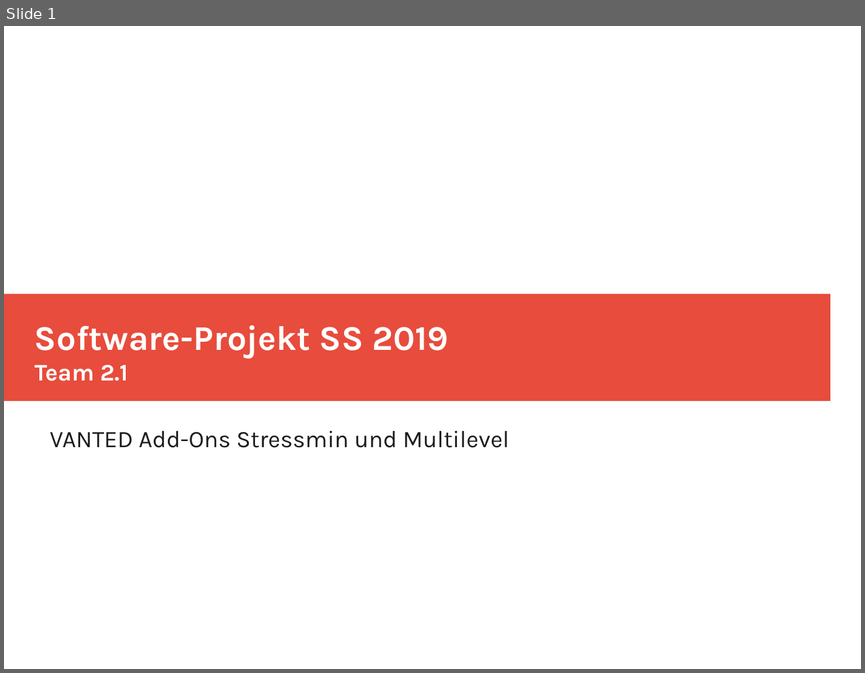
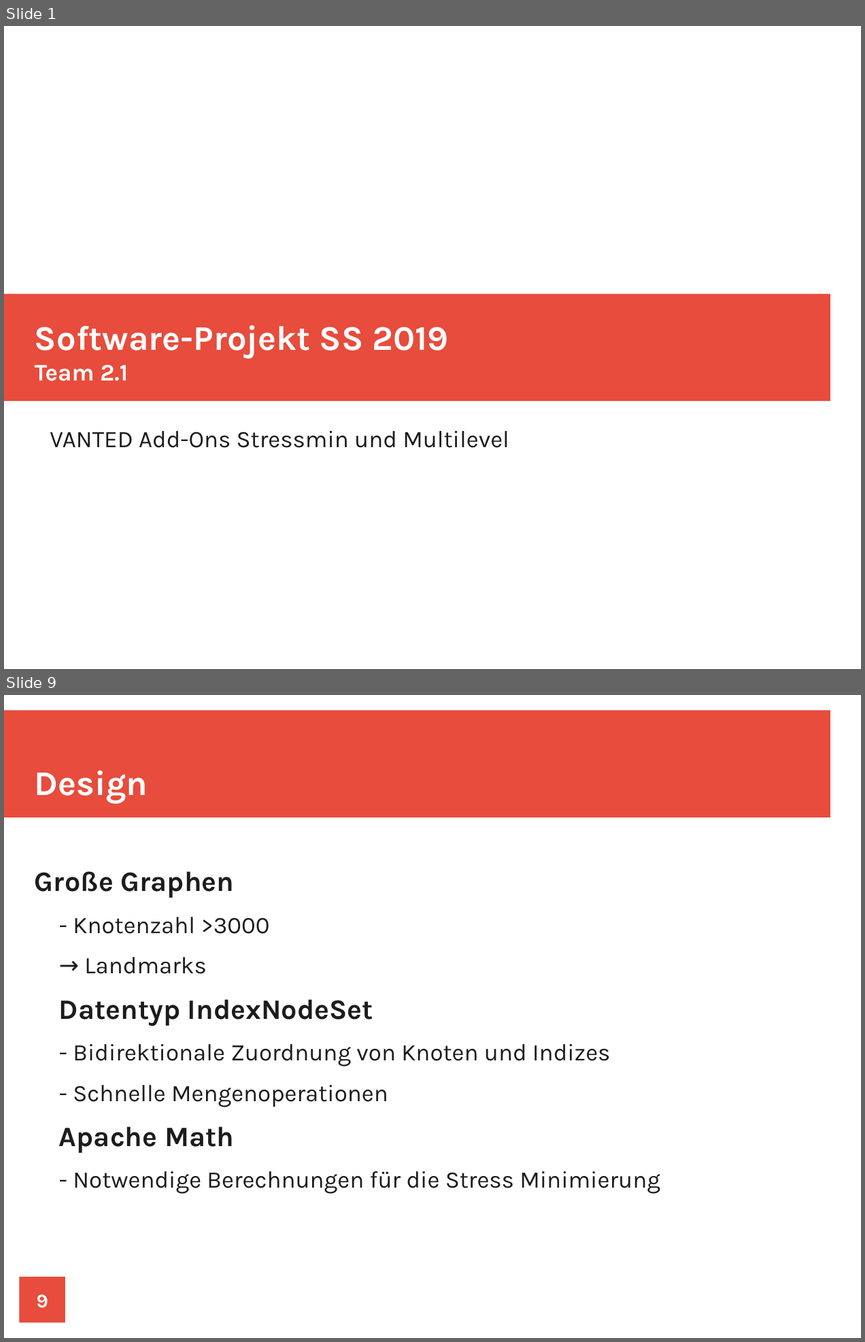
Before and after one commit to LSI-UniKonstanz/vanted, a slide deck: stressminimization/orga/presentation/Präsentation.odp. Shown one above the other, each under a label of ours: slide 1 before the commit, slides 1 and 9 after it; the slides between them are not shown. The pictures are 865x673 and 865x1342 pixels, drawn with LibreOffice and Linux fonts; fonts in the diff are those of the drawing. Boxes give left, top, right and bottom in pixels: in the first picture for what was removed or moved away, otherwise in the second. Text is boxed around its words. In the diff, an @@ line names an element or a change of style, - is before the commit and + after.

```diff
--- a/stressminimization/orga/presentation/Präsentation.odp
+++ b/stressminimization/orga/presentation/Präsentation.odp
@@ slide 9 added at [4,695,861,1338], background #FFFFFF @@
@@ rectangle added at [4,711,830,818], fill #E74C3C @@
@@ title added at [35,770,147,803], 32 pt, text #FFFFFF, bold @@
+Design
@@ text added at [35,871,660,1193], 22 pt, text #1C1C1C @@
+Große Graphen
+  - Knotenzahl >3000
+  → Landmarks
+Datentyp IndexNodeSet
+  - Bidirektionale Zuordnung von Knoten und Indizes
+  - Schnelle Mengenoperationen
+Apache Math
+  - Notwendige Berechnungen für die Stress Minimierung
@@ rectangle added at [75,1261,861,1338], fill #FFFFFF @@
@@ page number added at [20,1276,65,1323], fill #E74C3C, 18 pt, text #FFFFFF, bold @@
+9
```
Also in this commit, not shown: 4 slides changed, 4 other slides added, 2 slides removed, 4 other files.
